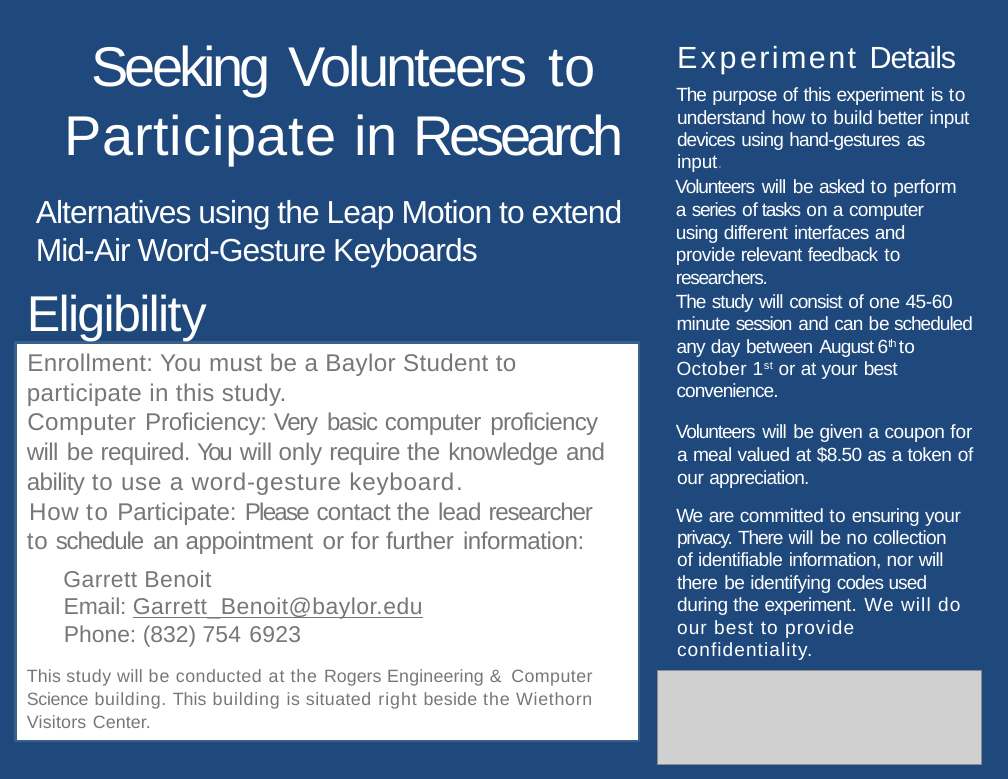
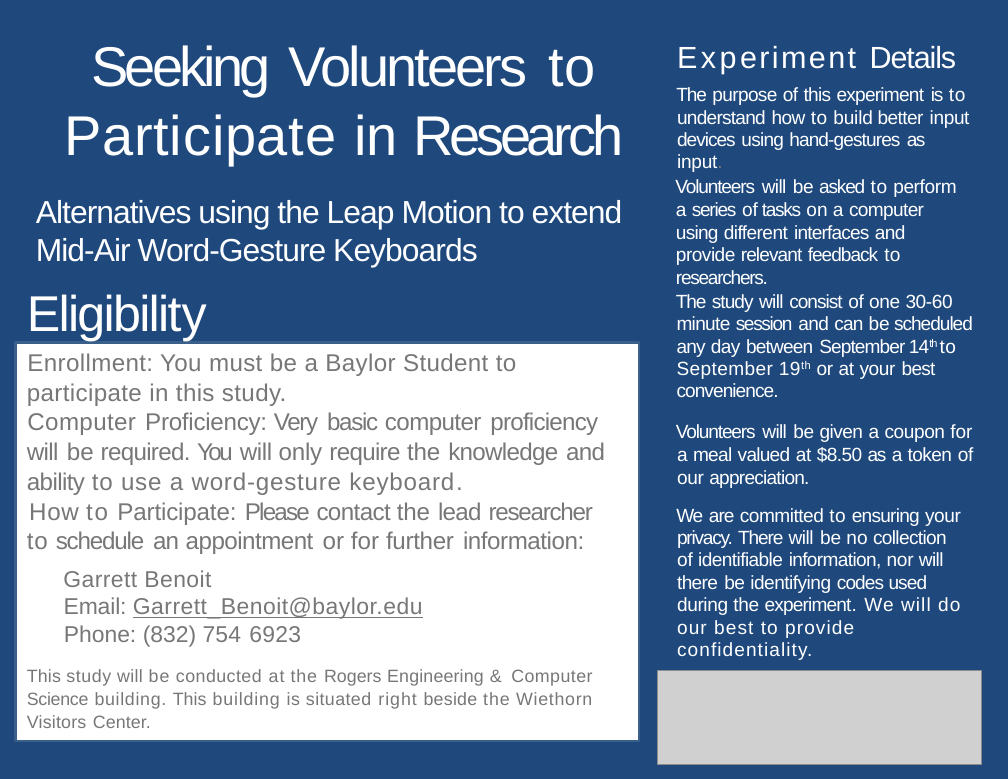
Before and after one commit to Malificiece/Leap-Motion-Thesis, a slide deck: slide 1 of docs/IRB/benoit_ResearchPoster_final.pptx. Drawn at 1008x779 pixels with LibreOffice and Linux fonts; fonts in the diff are those of the drawing; grey boxes stand for pictures. Boxes give left, top, right and bottom in pixels: in the first picture for what was removed or moved away, otherwise in the second. Text is boxed around its words. In the diff, an @@ line names an element or a change of style, - is before the commit and + after.

```diff
--- a/docs/IRB/benoit_ResearchPoster_final.pptx
+++ b/docs/IRB/benoit_ResearchPoster_final.pptx
@@ text at (676, 294, 973, 397): text changed @@
-The study will consist of one 45-60 minute session and can be scheduled any day between August 6th to October 1st or at your best convenience.
+The study will consist of one 30-60 minute session and can be scheduled any day between September 14th to September 19th or at your best convenience.
```
Also in this commit, not shown: 15 other files.
